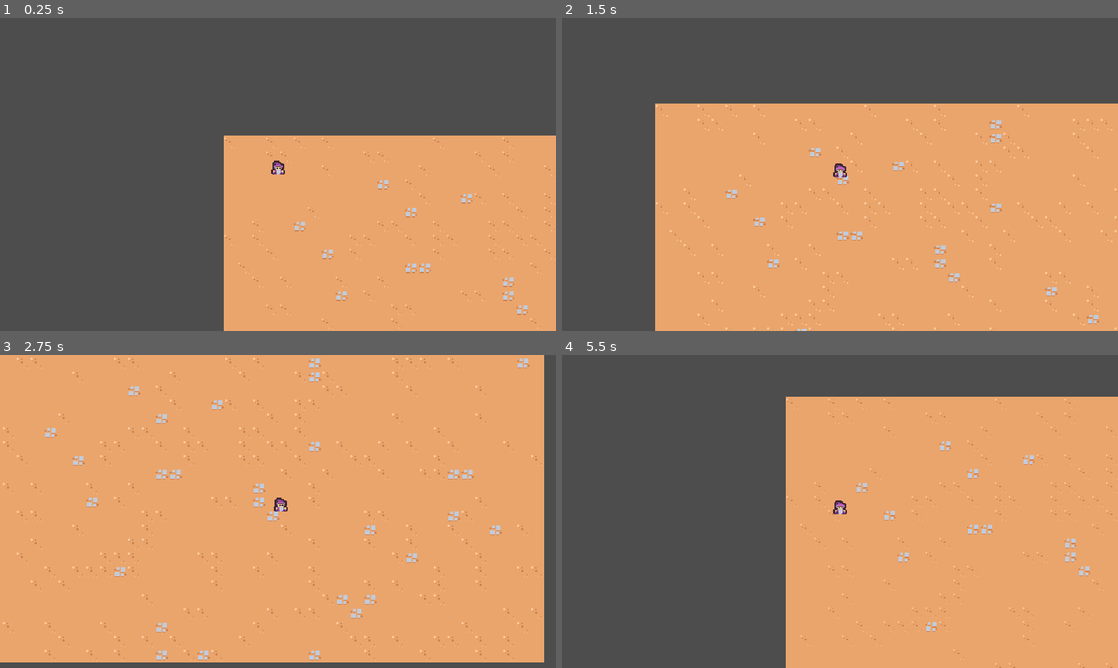
Above: before the commit, frames 1-4 (two rows, left to right).
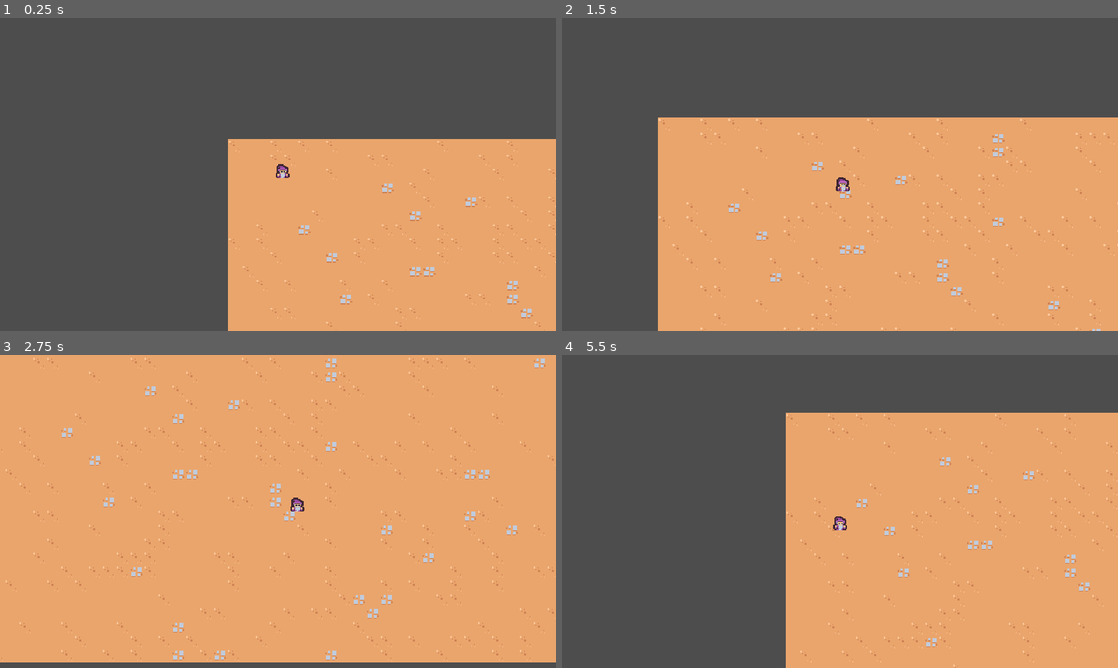
Above: after the commit, the same moments.

Repository: magusd/godot-udemy-2dsurvivor
Game: Godot game, scene res://scenes/main/main.tscn
Same seed, same stepped clock (60 frames per second), same inputs: the game is played once before the commit and once after it.
Inputs:
- Up to frame 1 (0.25 s): no input
- Up to frame 2 (1.5 s): hold D (move_right) 0.53-1.28 s; hold S (move_down) from 1.28 s (still down)
- Up to frame 3 (2.75 s): release S (move_down) at 2.03 s; hold D (move_right) from 2.03 s (still down)
- Up to frame 4 (5.5 s): release D (move_right) at 2.78 s; hold W (move_up) 2.78-3.53 s; hold A (move_left) 3.53-5.03 s; hold S (move_down) from 5.03 s (still down)

The runs differ from the first frame. In frame 1, 2.5% of the frame differs, in the area x 40-100%, y 37-100%; in frame 2, 6.7%; in frame 3, 6.8%, in the area x 0-100%, y 0-99%; in frame 4, 5.0%.

Commit message:
camera following function lerp

Diff:
--- a/scenes/game_camera/game_camera.gd
+++ b/scenes/game_camera/game_camera.gd
@@ -1,5 +1,6 @@
 extends Camera2D
 
+var target = Vector2.ZERO
 
 # Called when the node enters the scene tree for the first time.
 func _ready():
@@ -8,7 +9,13 @@
 
 # Called every frame. 'delta' is the elapsed time since the previous frame.
 func _process(delta):
+	acquire_target()
+	global_position = global_position.lerp(target, 1.0 - exp(-delta * 10))
+
+
+func acquire_target():
 	var player_nodes = get_tree().get_nodes_in_group("player")
 	if player_nodes.size() == 1:
 		var player = player_nodes[0] as Node2D
-		global_position = player.global_position
+		target = player.global_position
+		#global_position = player.global_position
